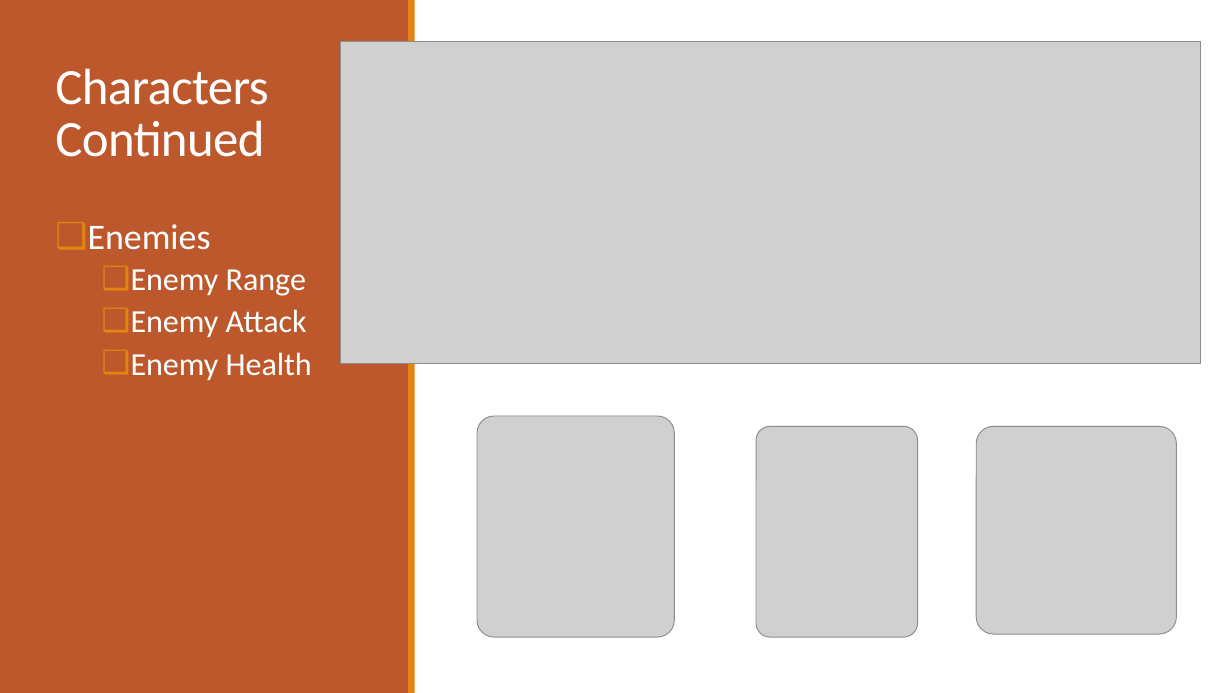
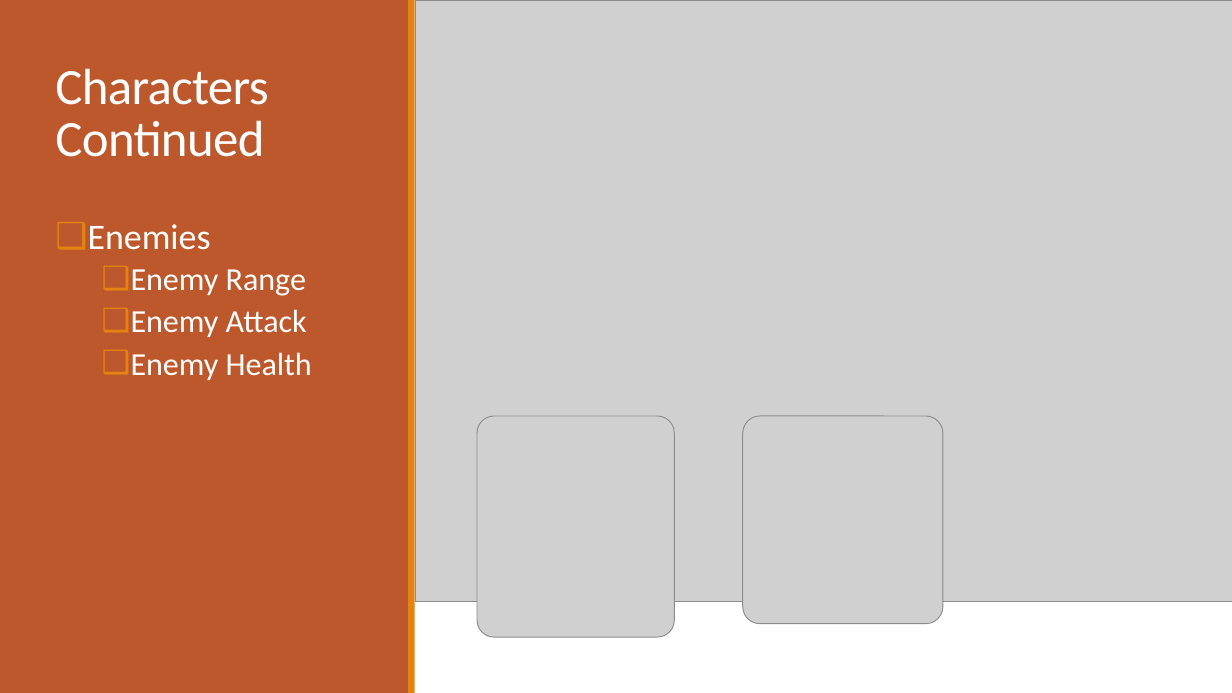
Before and after one commit to jonnynabors/Belly-Of-The-Beast, a slide deck: slide 10 of Documentation/Design Document/UnityDesignPresentation.pptx. Drawn at 1232x693 pixels with LibreOffice and Linux fonts; fonts in the diff are those of the drawing; grey boxes stand for pictures. Boxes give left, top, right and bottom in pixels: in the first picture for what was removed or moved away, otherwise in the second. Text is boxed around its words. In the diff, an @@ line names an element or a change of style, - is before the commit and + after.

```diff
--- a/Documentation/Design Document/UnityDesignPresentation.pptx
+++ b/Documentation/Design Document/UnityDesignPresentation.pptx
@@ picture added at box(416, 0, 1232, 602) @@
@@ picture removed at box(340, 42, 1201, 363) @@
@@ picture: place and size @@
-picture at box(977, 426, 1177, 634)
+picture at box(743, 416, 944, 624)
@@ picture removed at box(756, 426, 918, 637) @@
```
Also in this commit, not shown: 1 other slide changed, 2 other files.
